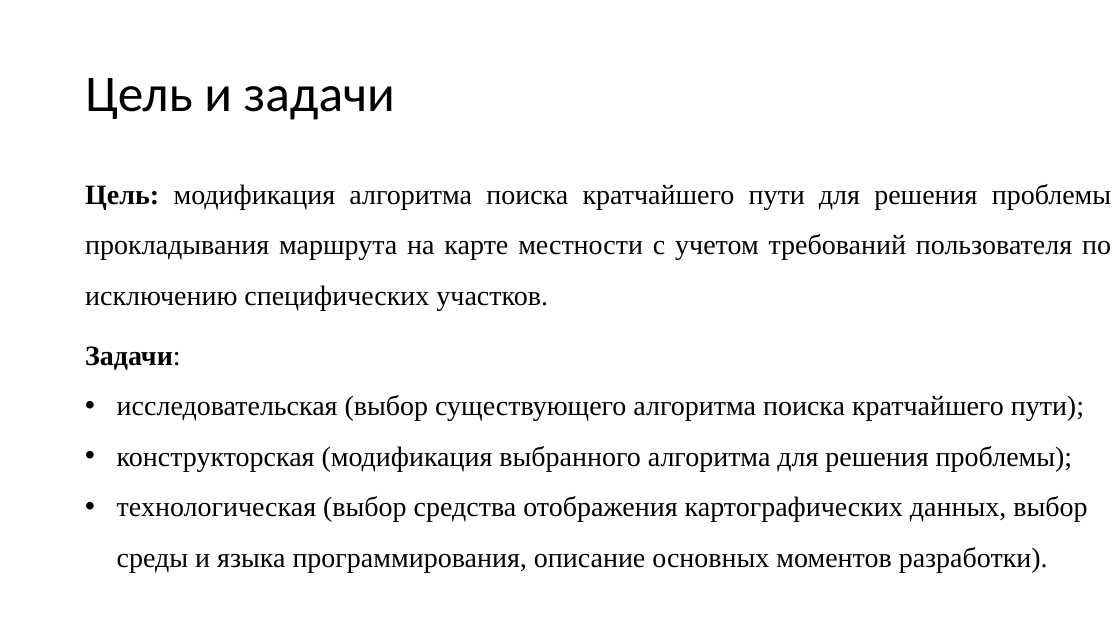
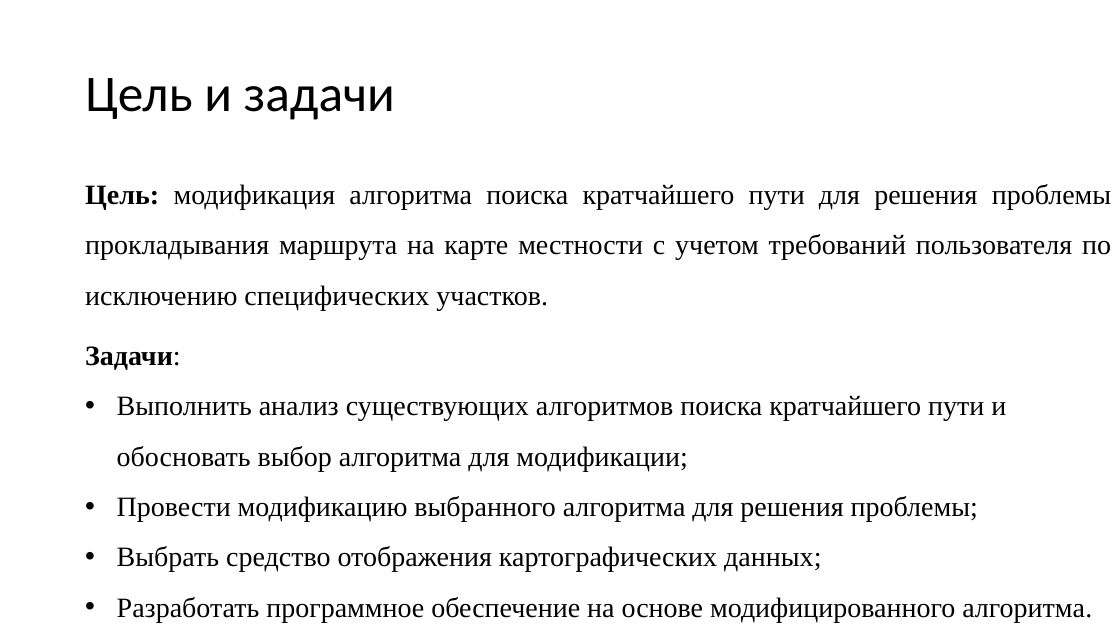
Before and after one commit to DmitryMI/Diploma, a slide deck: slide 3 of Documents/Презентация.pptx. Drawn at 1120x630 pixels with LibreOffice and Linux fonts; fonts in the diff are those of the drawing. Boxes give left, top, right and bottom in pixels: in the first picture for what was removed or moved away, otherwise in the second. Text is boxed around its words. In the diff, an @@ line names an element or a change of style, - is before the commit and + after.

```diff
--- a/Documents/Презентация.pptx
+++ b/Documents/Презентация.pptx
@@ text at bbox=[117, 395, 1092, 622]: text changed @@
-• исследовательская (выбор существующего алгоритма поиска кратчайшего пути);
-• конструкторская (модификация выбранного алгоритма для решения проблемы);
-• технологическая (выбор средства отображения картографических данных, выбор среды и языка программирования, описание основных моментов разработки).
+• Выполнить анализ существующих алгоритмов поиска кратчайшего пути и обосновать выбор алгоритма для модификации;
+• Провести модификацию выбранного алгоритма для решения проблемы;
+• Выбрать средство отображения картографических данных;
+• Разработать программное обеспечение на основе модифицированного алгоритма.
```
Also in this commit, not shown: 5 other slides changed, 5 slides added, 2 slides removed, 10 other files.
